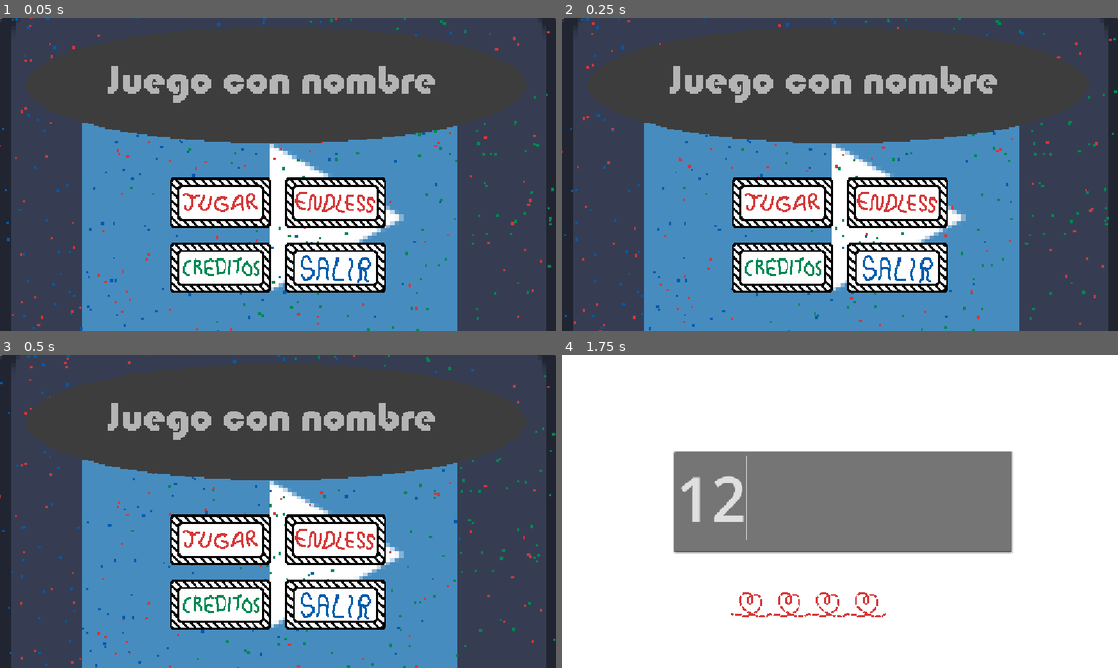
Above: before the commit, frames 1-4 (two rows, left to right).
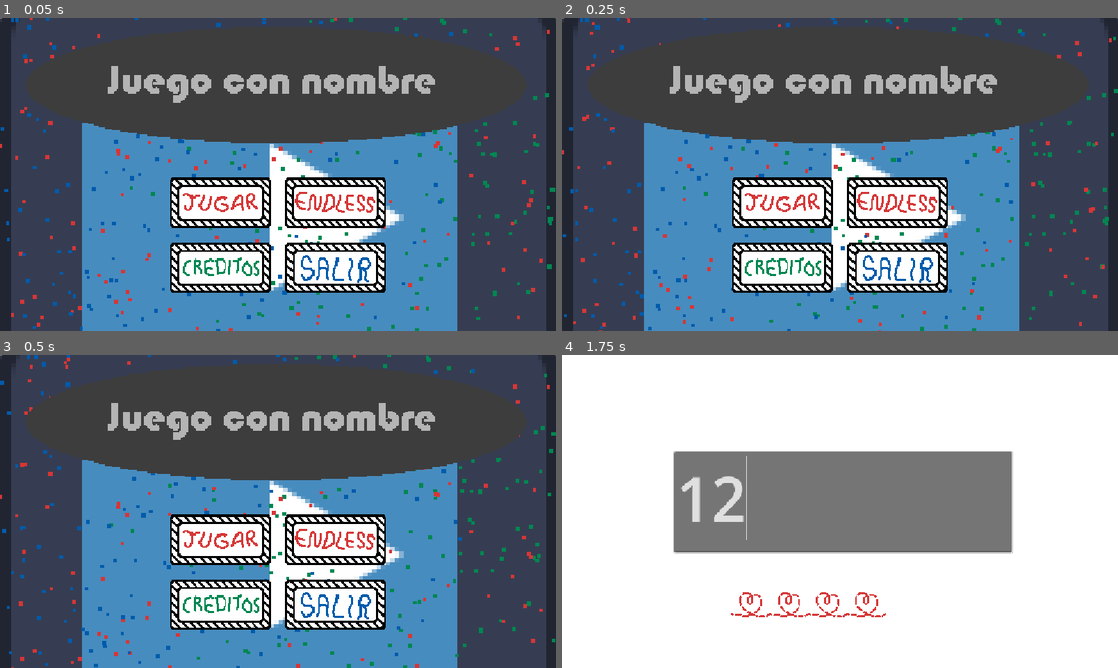
Above: after the commit, the same moments.

Repository: Triktor1/ComJamOn2026
Game: Godot game, scene res://escenas/mainMenu.tscn
Two runs of this game, one before a commit and one after it. Both use one fixed random seed, a clock stepped at 60 frames per second and the inputs below. The engine's default icon, where the game draws it, is replaced by a stand-in: a white triangle on a blue panel in a dark square.
Inputs (mouse positions are in pixels of both pictures, inside the frame that each line leads up to):
- Up to frame 1 (0.05 s): no input
- Up to frame 2 (0.25 s): no input
- Up to frame 3 (0.5 s): no input
- Up to frame 4 (1.75 s): click (784, 539) at 0.5 s; click (845, 502) at 1.27 s; type "12" at 1.35 s

The runs differ from the first frame. In frame 1, 1.1% of the frame differs, in the area x 0-100%, y 0-100%; in frame 2, 1.1%; in frame 3, 1.2%; in frame 4, nothing differs.

Commit message:
otro cambio main menu

Diff:
--- a/Particulas y shaders/particulasAzul.tres
+++ b/Particulas y shaders/particulasAzul.tres
@@ -9,5 +9,5 @@
 initial_velocity_min = 50.0
 initial_velocity_max = 100.0
 gravity = Vector3(0, 0, 0)
-scale_min = 4.0
-scale_max = 6.0
+scale_min = 6.0
+scale_max = 9.0
--- a/Particulas y shaders/particulasRoja.tres
+++ b/Particulas y shaders/particulasRoja.tres
@@ -10,5 +10,5 @@
 initial_velocity_min = 50.0
 initial_velocity_max = 100.0
 gravity = Vector3(0, 0, 0)
-scale_min = 4.0
-scale_max = 6.0
+scale_min = 6.0
+scale_max = 9.0
--- a/Particulas y shaders/particulasVerde.tres
+++ b/Particulas y shaders/particulasVerde.tres
@@ -10,5 +10,5 @@
 initial_velocity_min = 50.0
 initial_velocity_max = 100.0
 gravity = Vector3(0, 0, 0)
-scale_min = 4.0
-scale_max = 6.0
+scale_min = 6.0
+scale_max = 9.0
